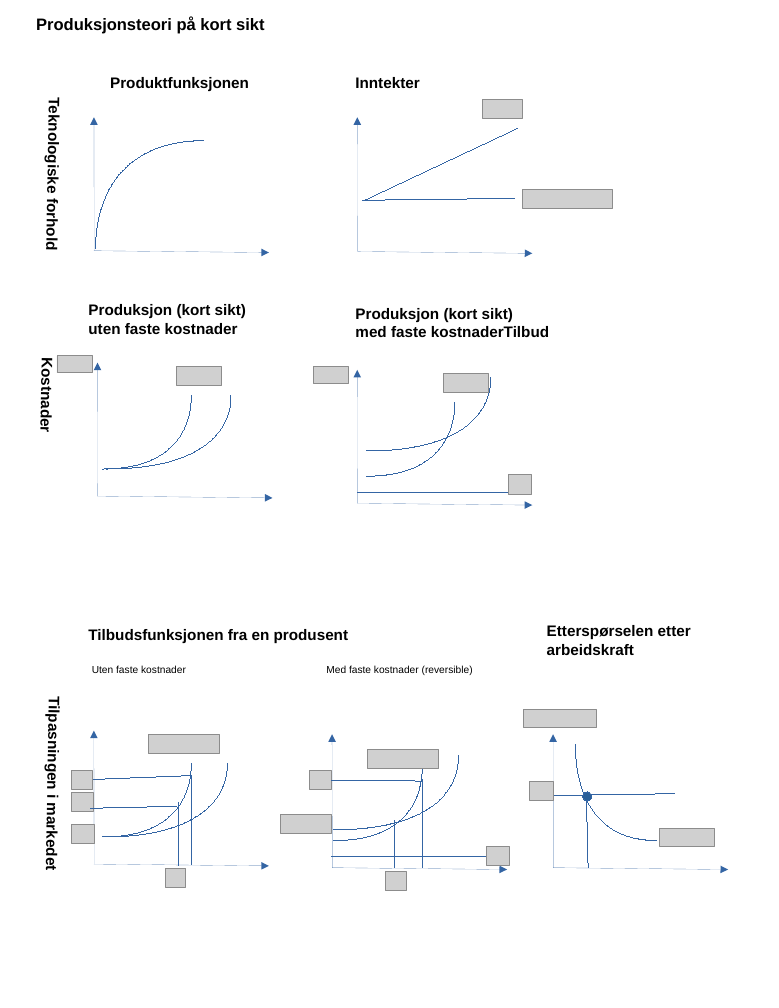
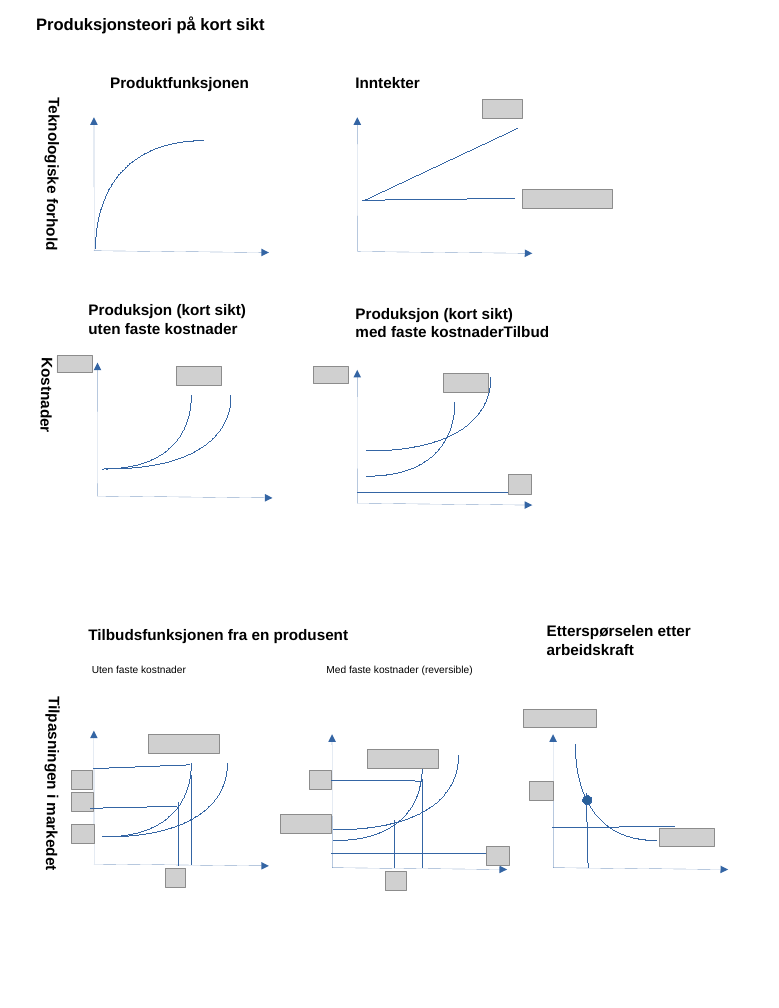
Before and after one commit to joernih/SFB10816Mikrooekonomi, a slide deck: slide 5 of forelesninger/drawio/alle_halden4.odp. Drawn at 779x1008 pixels with LibreOffice and Linux fonts; fonts in the diff are those of the drawing; grey boxes stand for pictures; background and template pictures are left out. Boxes give left, top, right and bottom in pixels: in the first picture for what was removed or moved away, otherwise in the second. Text is boxed around its words. In the diff, an @@ line names an element or a change of style, - is before the commit and + after.

```diff
--- a/forelesninger/drawio/alle_halden4.odp
+++ b/forelesninger/drawio/alle_halden4.odp
@@ line moved from (93, 780) - (190, 775) to (93, 769) - (190, 765) @@
@@ ellipse: place and size @@
-ellipse at <box>583,792,592,801</box>
+ellipse at <box>583,795,592,805</box>
@@ line moved from (552, 795) - (675, 794) to (552, 828) - (675, 827) @@
@@ line moved from (332, 857) - (486, 857) to (332, 853) - (486, 853) @@
```
Also in this commit, not shown: 1 other slide changed, 18 other files.
